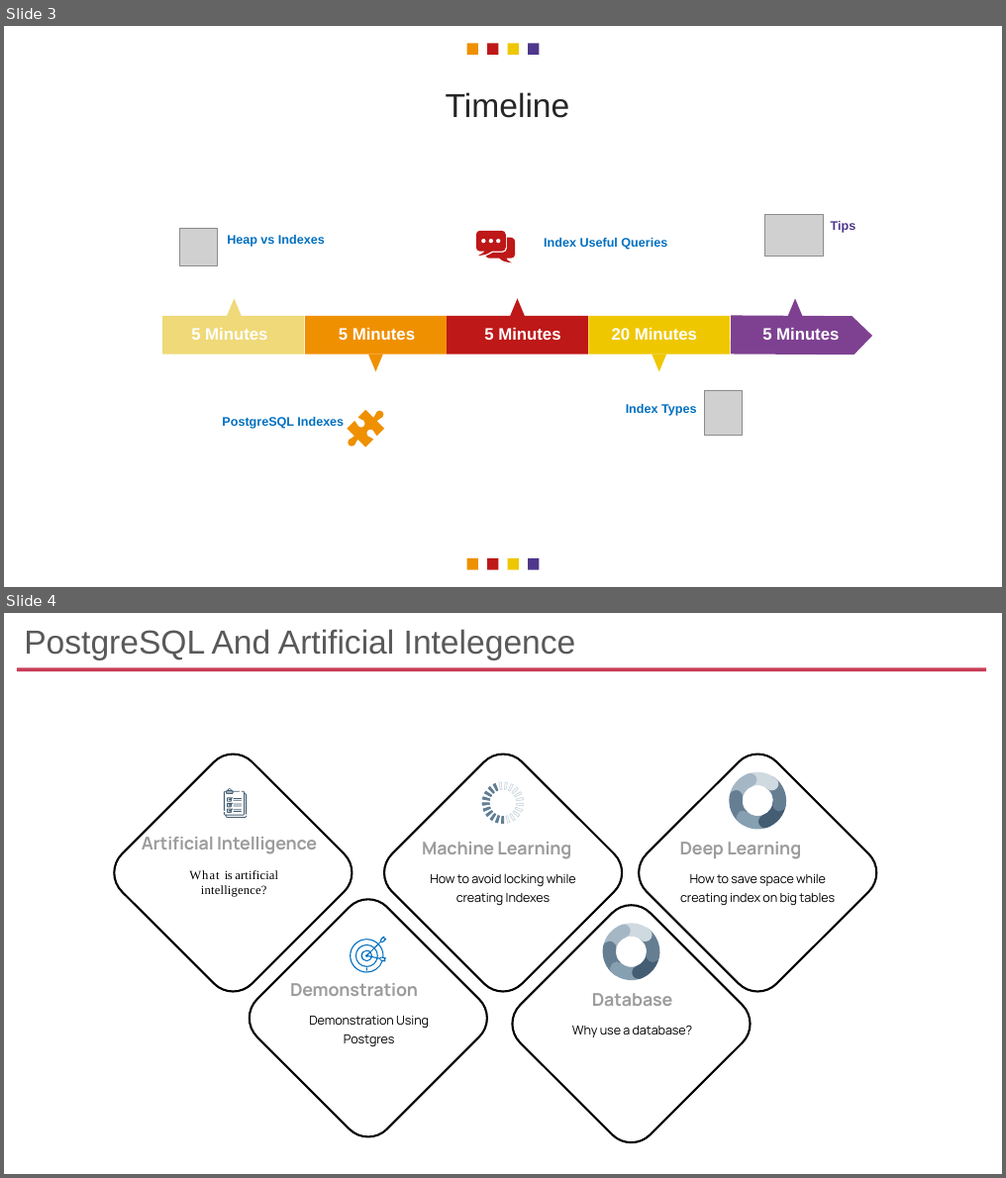
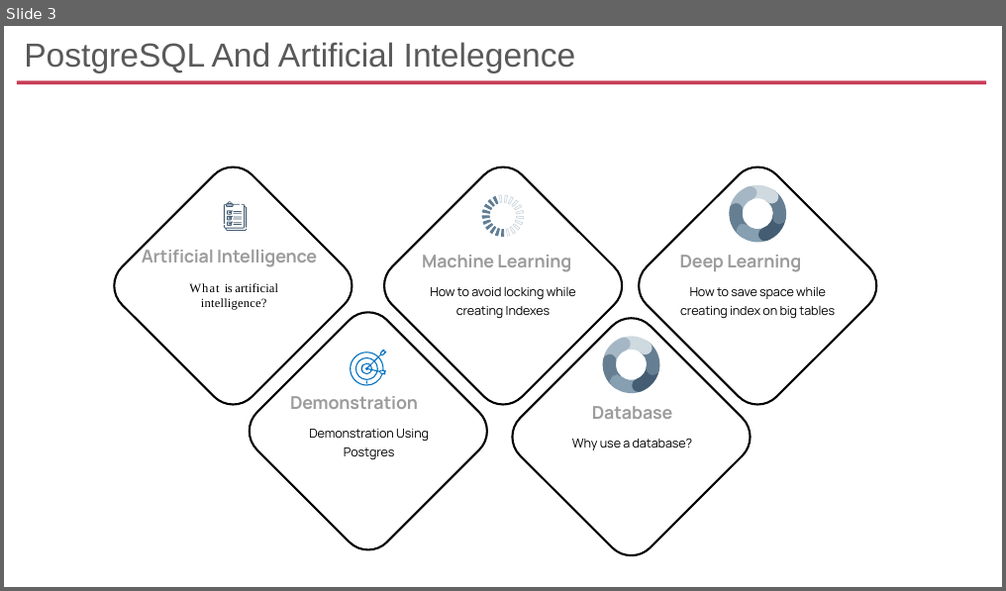
Before and after one commit to ibrarahmad/PostgreSQLTalks, a slide deck: Conferences/Percona-live-2022/PL22-PostgreSQL-And-Artifical-Intelegence.pptx. Shown one above the other, each under a label of ours: slides 3 and 4 before the commit, slide 3 after it. The pictures are 1006x1178 and 1006x591 pixels, drawn with LibreOffice and Linux fonts; fonts in the diff are those of the drawing; grey boxes stand for pictures. Boxes give left, top, right and bottom in pixels: in the first picture for what was removed or moved away, otherwise in the second. Text is boxed around its words. In the diff, an @@ line names an element or a change of style, - is before the commit and + after.

```diff
--- a/Conferences/Percona-live-2022/PL22-PostgreSQL-And-Artifical-Intelegence.pptx
+++ b/Conferences/Percona-live-2022/PL22-PostgreSQL-And-Artifical-Intelegence.pptx
@@ slide 3 removed at box(4, 26, 1002, 587), background #FFFFFF @@
@@ group removed at box(466, 43, 540, 55): 4 rectangles @@
@@ text removed at box(446, 92, 570, 118) @@
-Timeline
@@ picture removed at box(180, 228, 218, 267) @@
@@ freeform shape removed at box(476, 231, 515, 264) @@
@@ picture removed at box(764, 215, 823, 257) @@
@@ text removed at box(831, 221, 856, 233) @@
-Tips
@@ text removed at box(227, 235, 325, 247) @@
-Heap vs Indexes
@@ text removed at box(544, 238, 667, 250) @@
-Index Useful Queries
@@ freeform shape removed at box(712, 255, 872, 416) @@
@@ rectangle removed at box(162, 316, 304, 354) @@
@@ triangle removed at box(227, 298, 242, 316) @@
@@ rectangle removed at box(305, 316, 447, 354) @@
@@ rectangle removed at box(447, 316, 588, 354) @@
@@ triangle removed at box(510, 298, 525, 316) @@
@@ rectangle removed at box(589, 316, 731, 354) @@
@@ triangle removed at box(788, 298, 803, 316) @@
@@ text removed at box(191, 328, 267, 340) @@
-5 Minutes
@@ text removed at box(339, 328, 415, 340) @@
-5 Minutes
@@ text removed at box(484, 328, 560, 340) @@
-5 Minutes
@@ text removed at box(612, 328, 697, 340) @@
-20 Minutes
@@ text removed at box(762, 328, 839, 340) @@
-5 Minutes
@@ triangle removed at box(368, 355, 383, 372) @@
@@ triangle removed at box(651, 355, 666, 372) @@
@@ freeform shape removed at box(340, 402, 392, 455) @@
@@ text removed at box(626, 404, 696, 416) @@
-Index Types
@@ picture removed at box(705, 390, 743, 435) @@
@@ text removed at box(222, 417, 344, 429) @@
-PostgreSQL Indexes
@@ group removed at box(466, 559, 540, 570): 4 rectangles @@
@@ what was slide 4 is now slide 3 @@
```
Also in this commit, not shown: 2 slides changed.
